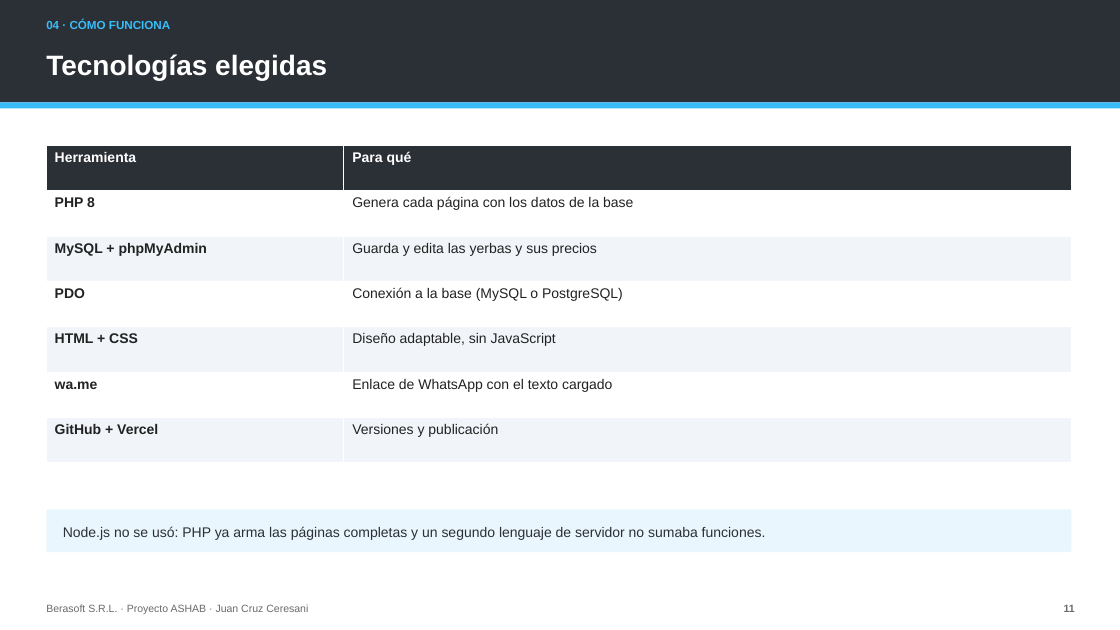
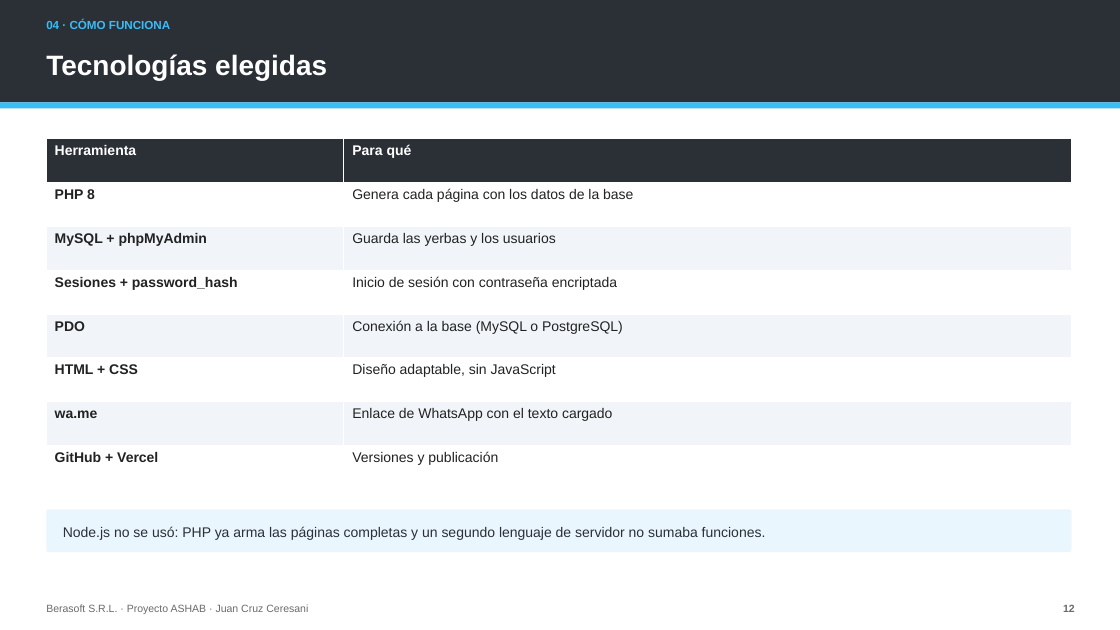
Before and after one commit to Gambeta-latorre/proyecto-consultora, a slide deck: slide 12 of 06_Documentos/Presentacion_ASHAB_Berasoft.pptx (slide 11 before the commit). Drawn at 1120x630 pixels with LibreOffice and Linux fonts; fonts in the diff are those of the drawing. Boxes give left, top, right and bottom in pixels: in the first picture for what was removed or moved away, otherwise in the second. Text is boxed around its words. In the diff, an @@ line names an element or a change of style, - is before the commit and + after.

```diff
--- a/06_Documentos/Presentacion_ASHAB_Berasoft.pptx
+++ b/06_Documentos/Presentacion_ASHAB_Berasoft.pptx
@@ table at box(46, 139, 1071, 489) @@
-row 3: MySQL + phpMyAdmin | Guarda y edita las yerbas y sus precios
+row 3: MySQL + phpMyAdmin | Guarda las yerbas y los usuarios
+row 4: Sesiones + password_hash | Inicio de sesión con contraseña encriptada
@@ table: place and size @@
-table at box(46, 145, 1071, 463)
+table at box(46, 139, 1071, 489)
```
Also in this commit, not shown: 24 other slides changed, 2 slides added, 32 other files.
